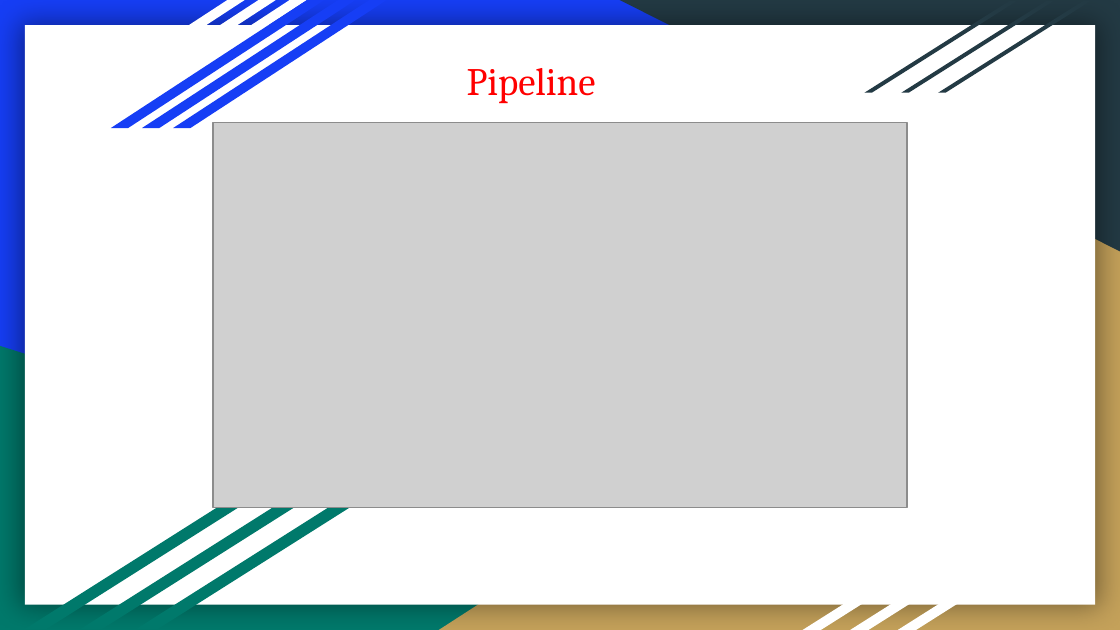
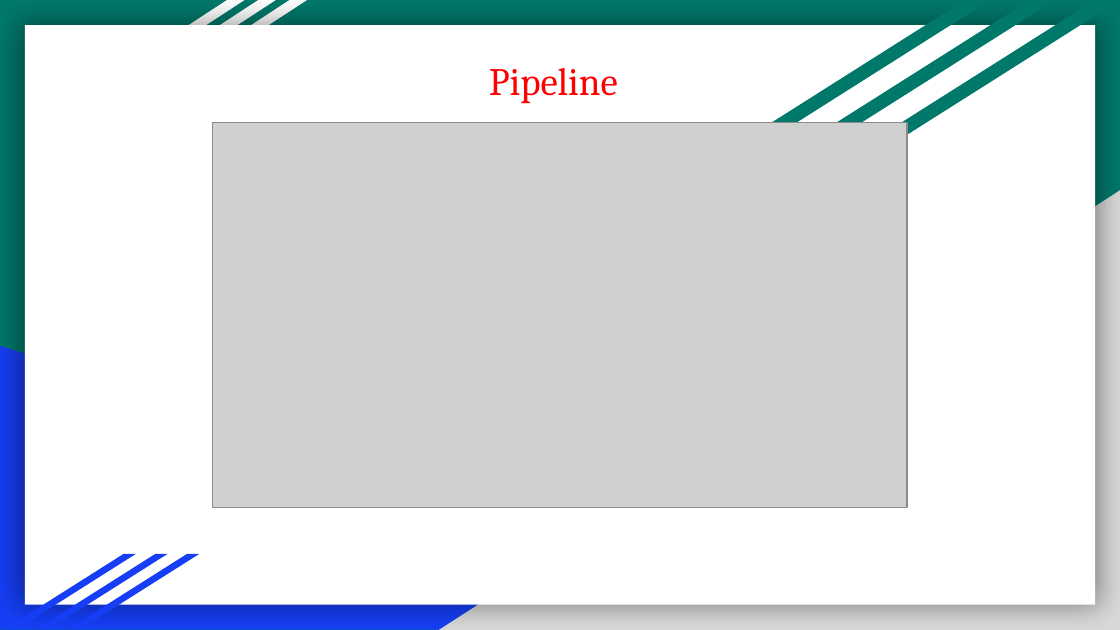
Before and after one commit to atenesaca/M12_Project, a slide deck: slide 7 of presentation/GDS presentation.pptx (slide 6 before the commit). Drawn at 1120x630 pixels with LibreOffice and Linux fonts; fonts in the diff are those of the drawing; grey boxes stand for pictures. Boxes give left, top, right and bottom in pixels: in the first picture for what was removed or moved away, otherwise in the second. Text is boxed around its words. In the diff, an @@ line names an element or a change of style, - is before the commit and + after.

Commit message:
Presentation

```diff
--- a/presentation/GDS presentation.pptx
+++ b/presentation/GDS presentation.pptx
@@ background #163EF5 to #00796B @@
@@ parallelogram removed at [111,0,324,128] @@
@@ parallelogram removed at [142,0,355,128] @@
@@ parallelogram removed at [174,0,386,128] @@
@@ right triangle removed at [619,0,1120,251] @@
@@ parallelogram: place and size @@
-parallelogram at [136,497,366,629]
+parallelogram at [721,0,990,155]
@@ parallelogram at [786,0,1055,155]: fill #233A44 to #00796B @@
@@ parallelogram: place and size @@
-parallelogram at [865,1,1018,93]
+parallelogram at [786,0,1055,155]
@@ parallelogram: place and size @@
-parallelogram at [902,1,1055,93]
+parallelogram at [851,0,1120,155]
@@ parallelogram at [851,0,1120,155]: fill #233A44 to #00796B @@
@@ parallelogram removed at [939,1,1092,93] @@
@@ text "Pipeline": place and size @@
-text "Pipeline" at [467,68,596,104]
+text "Pipeline" at [489,68,618,104]
@@ right triangle at [439,190,1120,630]: fill #C4A15A to #D9D9D9 @@
@@ right triangle at [0,346,903,629]: fill #00796B to #163EF5 @@
@@ parallelogram removed at [80,497,310,629] @@
@@ parallelogram removed at [803,516,1000,629] @@
@@ parallelogram removed at [850,516,1047,629] @@
@@ parallelogram removed at [898,516,1095,629] @@
@@ parallelogram added at [4,554,137,629], fill #163EF5 @@
@@ parallelogram added at [36,554,168,629], fill #163EF5 @@
@@ parallelogram at [67,554,199,629]: fill #00796B to #163EF5 @@
@@ parallelogram: place and size @@
-parallelogram at [25,497,255,629]
+parallelogram at [67,554,199,629]
```
Also in this commit, not shown: 1 other slide changed, 8 slides added, 9 slides removed, 3 other files.
